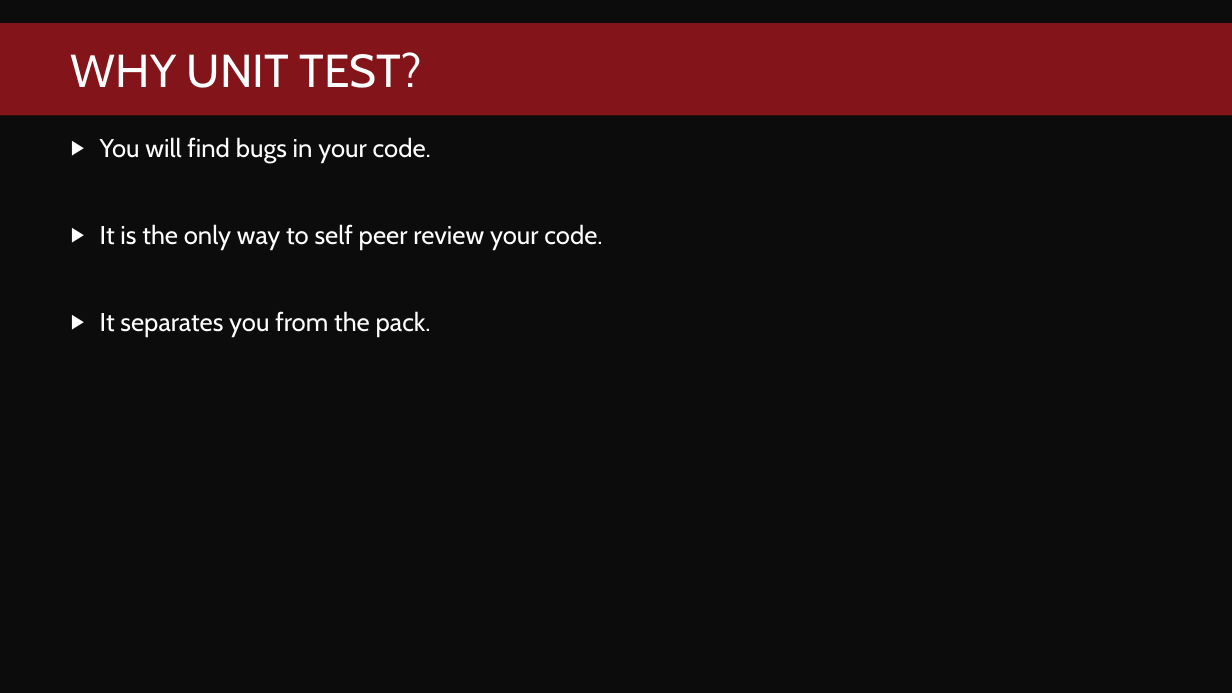
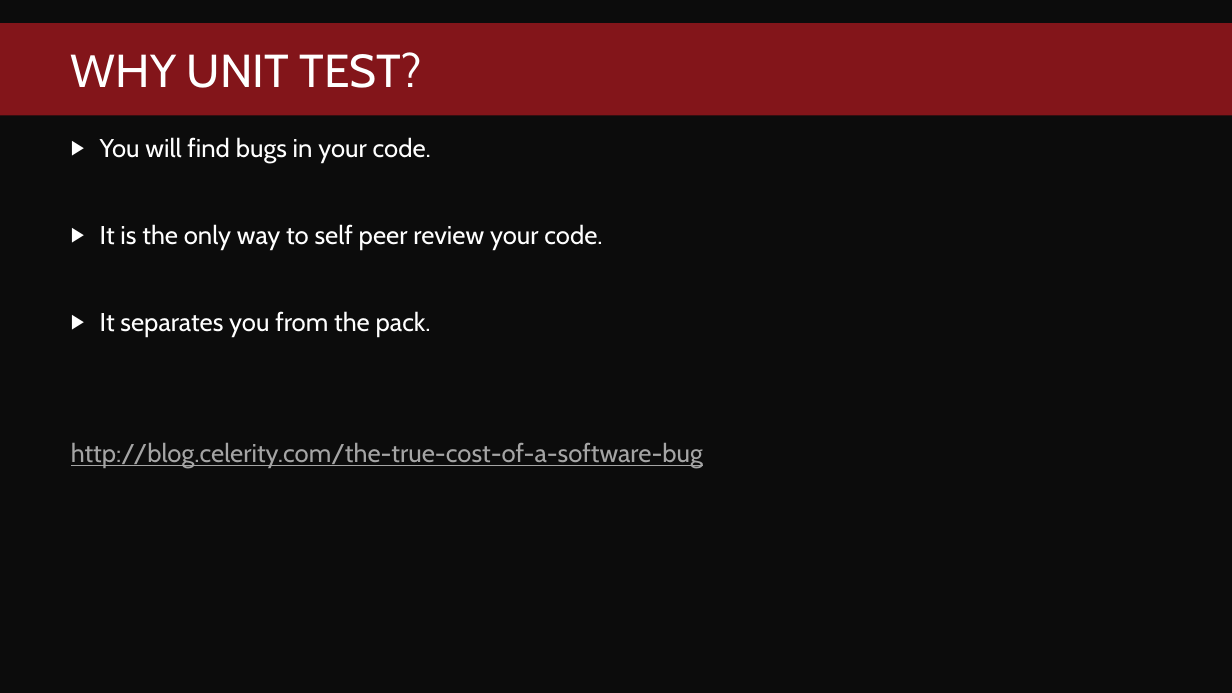
Before and after one commit to fredbainbridge/mmsPester, a slide deck: slide 10 of Pester Practically Perfect PowerShell.pptx. Drawn at 1232x693 pixels with LibreOffice and Linux fonts; fonts in the diff are those of the drawing; background and template pictures are left out. Boxes give left, top, right and bottom in pixels: in the first picture for what was removed or moved away, otherwise in the second. Text is boxed around its words. In the diff, an @@ line names an element or a change of style, - is before the commit and + after.

```diff
--- a/Pester Practically Perfect PowerShell.pptx
+++ b/Pester Practically Perfect PowerShell.pptx
@@ text at (x1=71, y1=443, x2=703, y2=468): paragraph added @@
+http://blog.celerity.com/the-true-cost-of-a-software-bug
```
Also in this commit, not shown: 8 other slides changed, 7 other files.
